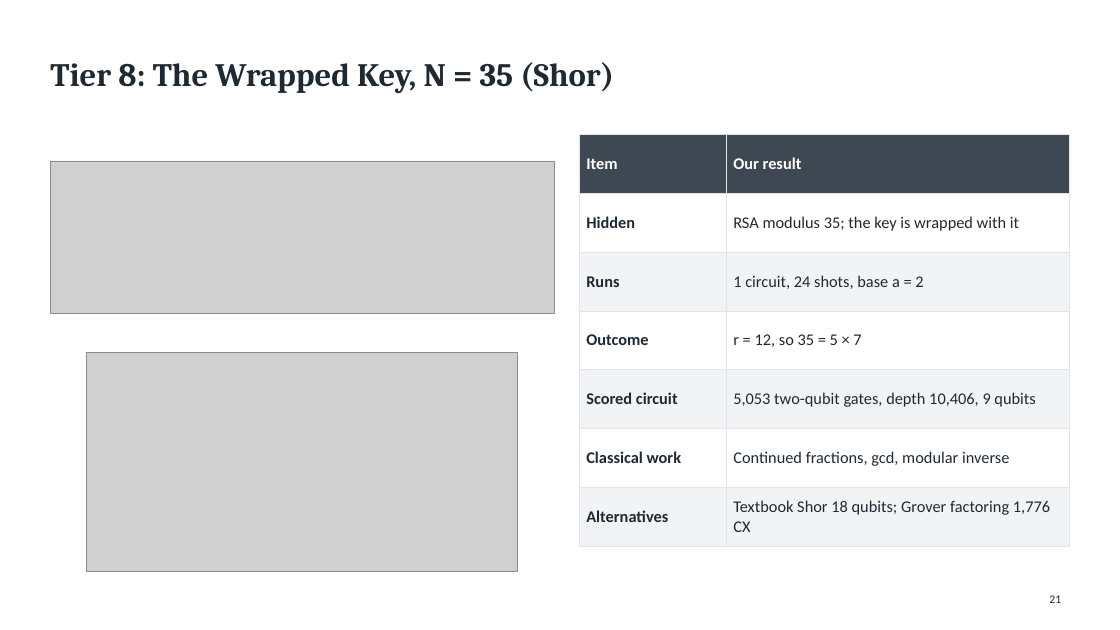
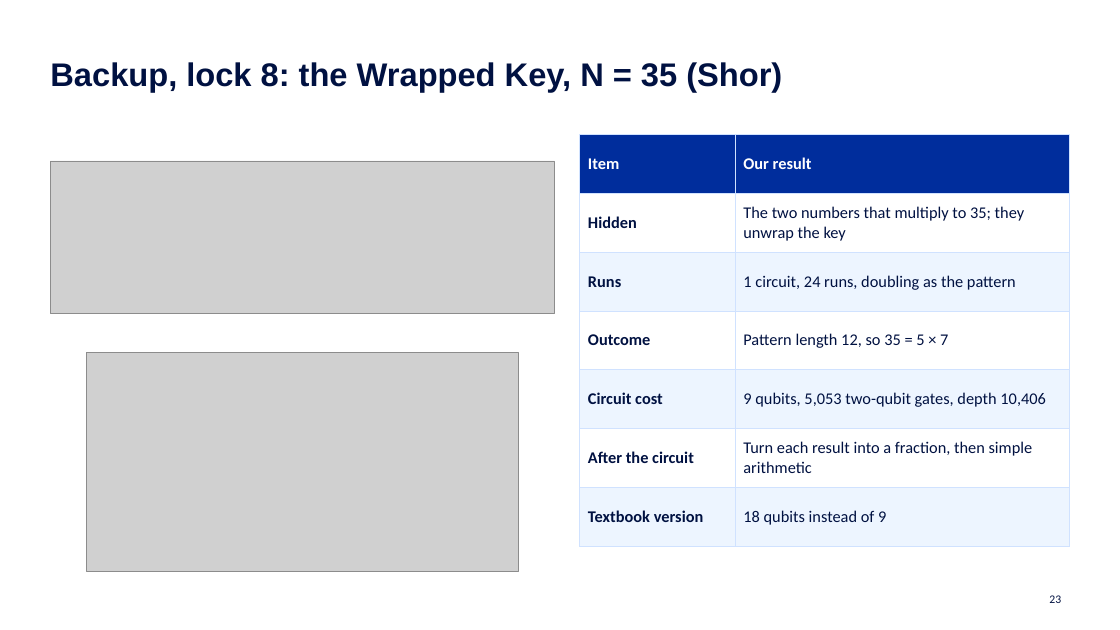
Before and after one commit to QuantumCryptography-at-Qiskit-OSU/Submission, a slide deck: slide 23 of slides/Cryptographers.pptx (slide 21 before the commit). Drawn at 1120x630 pixels with LibreOffice and Linux fonts; fonts in the diff are those of the drawing; grey boxes stand for pictures. Boxes give left, top, right and bottom in pixels: in the first picture for what was removed or moved away, otherwise in the second. Text is boxed around its words. In the diff, an @@ line names an element or a change of style, - is before the commit and + after.

```diff
--- a/slides/Cryptographers.pptx
+++ b/slides/Cryptographers.pptx
@@ title at box(50, 62, 782, 92): text changed; font Cambria to Arial; text colour #1F2933 to #001141 @@
-Tier 8: The Wrapped Key, N = 35 (Shor)
+Backup, lock 8: the Wrapped Key, N = 35 (Shor)
@@ table at box(580, 134, 1070, 529) @@
-row 2, column 2: RSA modulus 35; the key is wrapped with it
+row 2, column 2: The two numbers that multiply to 35; they unwrap the key
-row 3, column 2: 1 circuit, 24 shots, base a = 2
+row 3, column 2: 1 circuit, 24 runs, doubling as the pattern
-row 4, column 2: r = 12, so 35 = 5 × 7
+row 4, column 2: Pattern length 12, so 35 = 5 × 7
-row 5, column 1: Scored circuit
+row 5, column 1: Circuit cost
-row 5, column 2: 5,053 two-qubit gates, depth 10,406, 9 qubits
+row 5, column 2: 9 qubits, 5,053 two-qubit gates, depth 10,406
-row 6, column 1: Classical work
+row 6, column 1: After the circuit
-row 6, column 2: Continued fractions, gcd, modular inverse
+row 6, column 2: Turn each result into a fraction, then simple arithmetic
-row 7, column 1: Alternatives
+row 7, column 1: Textbook version
-row 7, column 2: Textbook Shor 18 qubits; Grover factoring 1,776 CX
+row 7, column 2: 18 qubits instead of 9
@@ fill #3D4852 to #002D9C in row 1 @@
@@ fill #F1F3F5 to #EDF5FF in 6 cells @@
@@ text colour #1F2933 to #001141 in "Hidden", "Runs", "Outcome" @@
@@ borders changed @@
@@ page number at box(1049, 595, 1061, 603): text changed; text colour #1F2933 to #001141 @@
-21
+23
```
Also in this commit, not shown: 17 other slides changed, 7 slides added, 5 slides removed, 16 other files.
